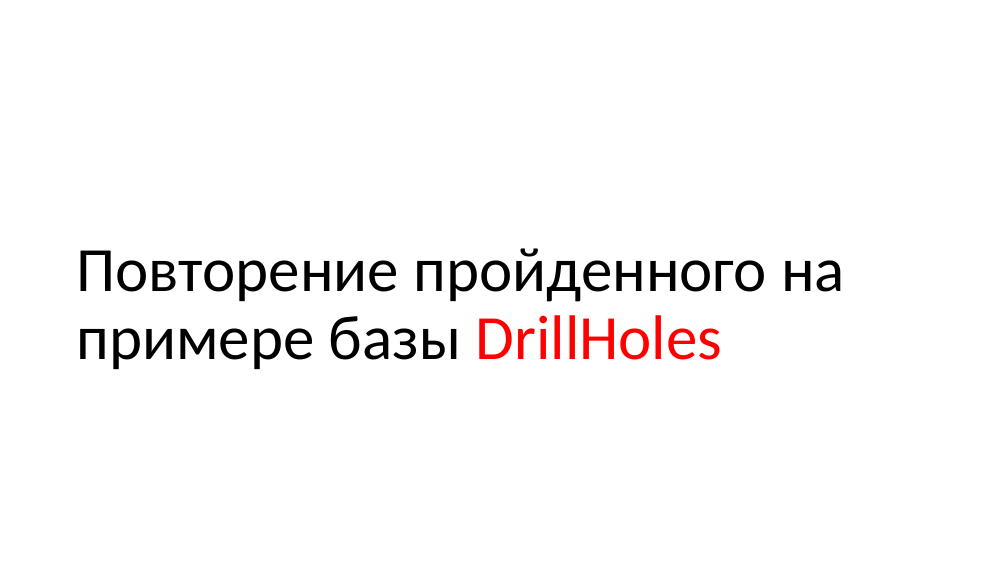
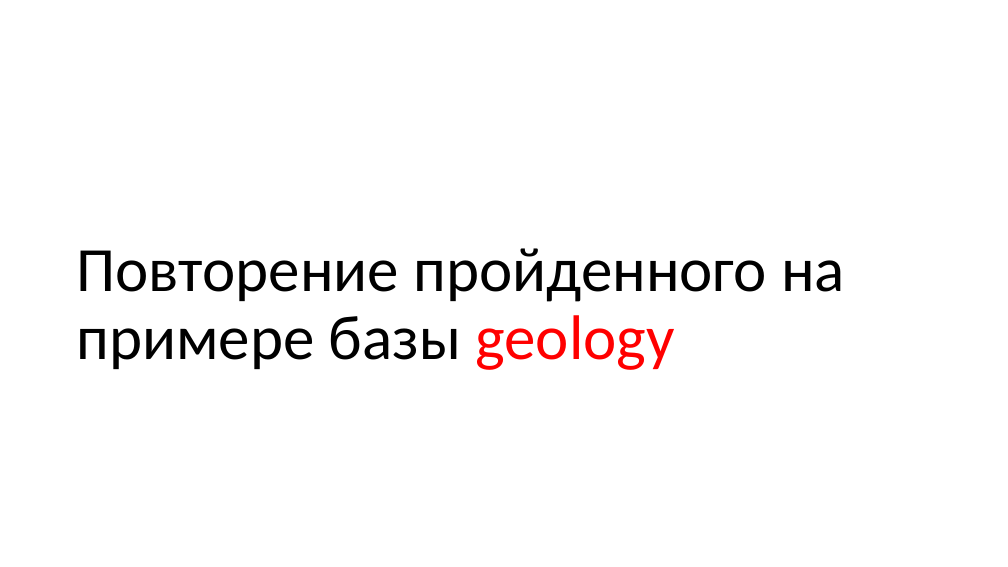
Before and after one commit to dmitriykuptsov/SQL, a slide deck: slide 53 of sql.pptx. Drawn at 1008x567 pixels with LibreOffice and Linux fonts; fonts in the diff are those of the drawing. Boxes give left, top, right and bottom in pixels: in the first picture for what was removed or moved away, otherwise in the second. Text is boxed around its words. In the diff, an @@ line names an element or a change of style, - is before the commit and + after.

```diff
--- a/sql.pptx
+++ b/sql.pptx
@@ title at bbox=[76, 248, 845, 370]: text changed @@
-Повторение пройденного на примере базы DrillHoles
+Повторение пройденного на примере базы geology
```
Also in this commit, not shown: 7 other slides changed, 1 slide removed.
